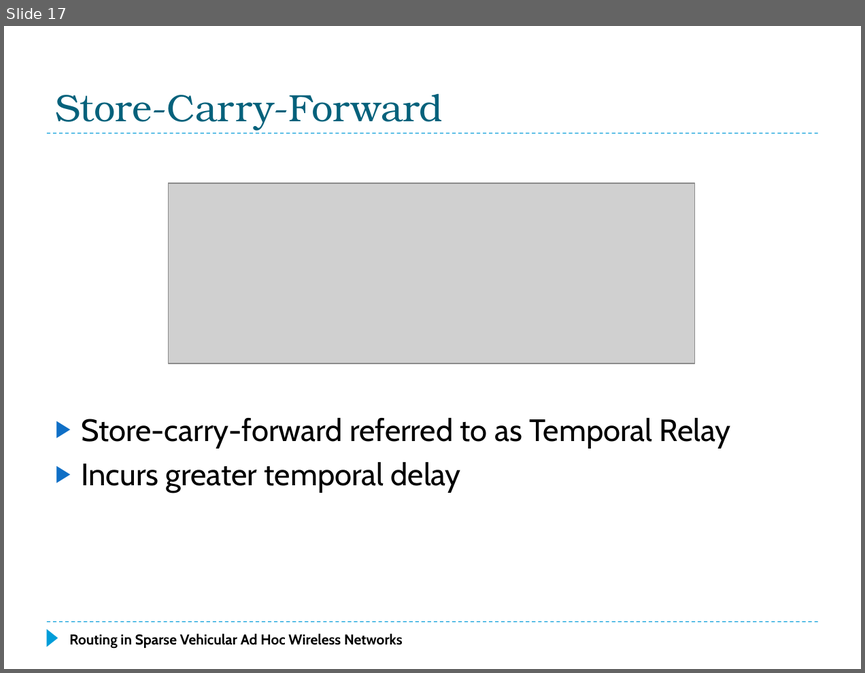
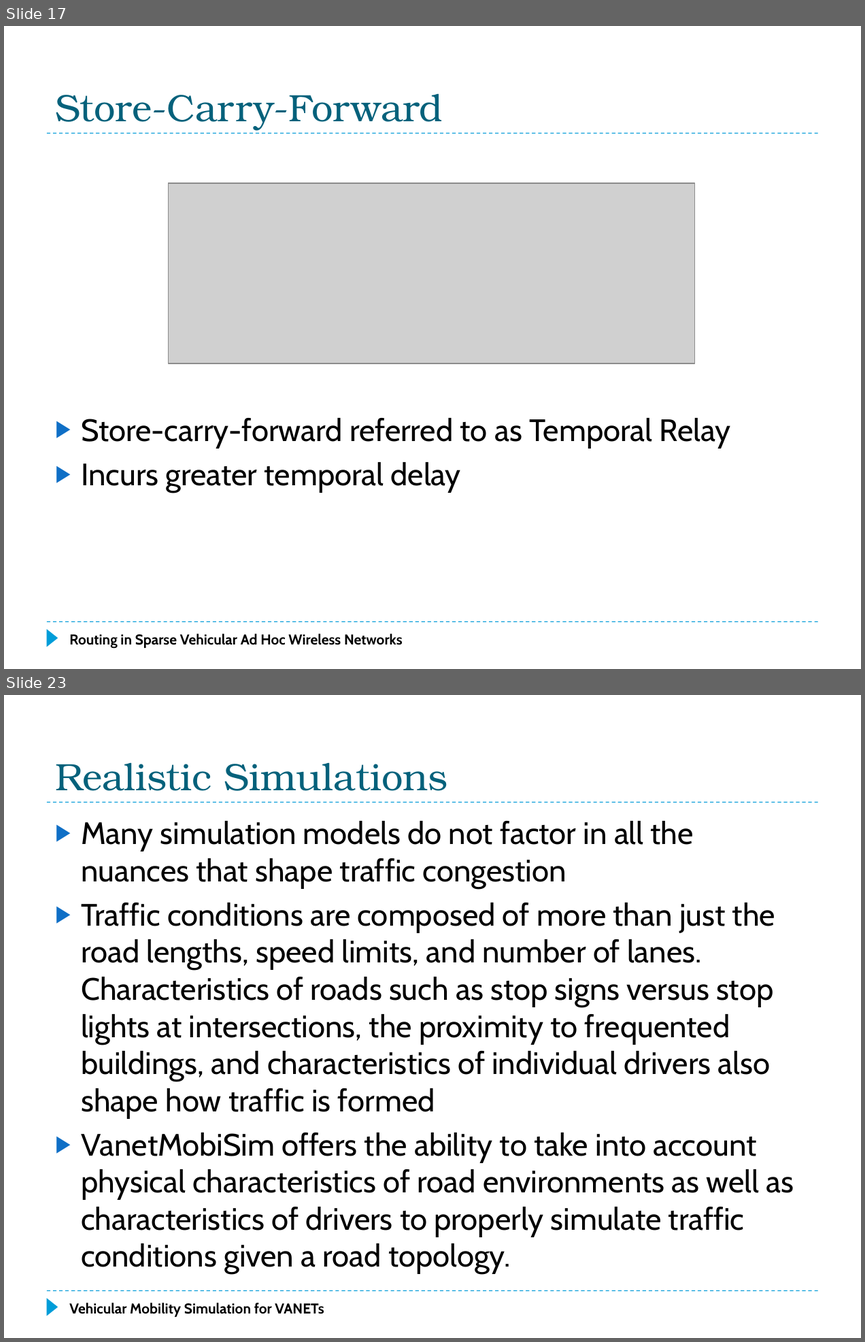
Before and after one commit to f33losopher/EEMaster_VANET, a slide deck: VANET_Felix.pptx. Shown one above the other, each under a label of ours: slide 17 before the commit, slides 17 and 23 after it; the slides between them are not shown. The pictures are 865x673 and 865x1342 pixels, drawn with LibreOffice and Linux fonts; fonts in the diff are those of the drawing; grey boxes stand for pictures. Boxes give left, top, right and bottom in pixels: in the first picture for what was removed or moved away, otherwise in the second. Text is boxed around its words. In the diff, an @@ line names an element or a change of style, - is before the commit and + after.

```diff
--- a/VANET_Felix.pptx
+++ b/VANET_Felix.pptx
@@ slide 23 added at (4, 695, 861, 1338), background #FFFFFF; not listed: 3 template elements that a slide beside it also shows @@
@@ title added at (55, 763, 448, 791), 32 pt, text #04617B @@
+Realistic Simulations
@@ text added at (81, 821, 793, 1274), 26 pt, text #000000 @@
+▶ Many simulation models do not factor in all the nuances that shape traffic congestion
+▶ Traffic conditions are composed of more than just the road lengths, speed limits, and number of lanes. Characteristics of roads such as stop signs versus stop lights at intersections, the proximity to frequented buildings, and characteristics of individual drivers also shape how traffic is formed
+▶ VanetMobiSim offers the ability to take into account physical characteristics of road environments as well as characteristics of drivers to properly simulate traffic conditions given a road topology.
@@ text added at (69, 1302, 324, 1317), 12 pt, text #000000, bold @@
+Vehicular Mobility Simulation for VANETs
```
Also in this commit, not shown: 1 slide changed, 10 other slides added, 7 slides removed, 1 other file.
